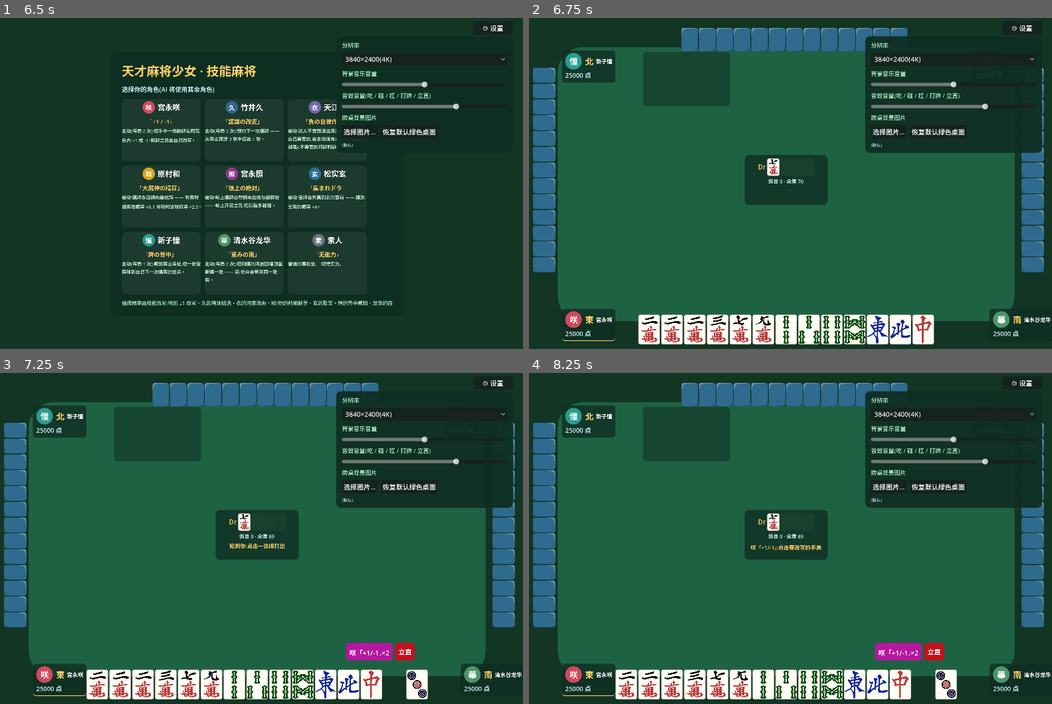
Above: before the commit, frames 1-4 (two rows, left to right).
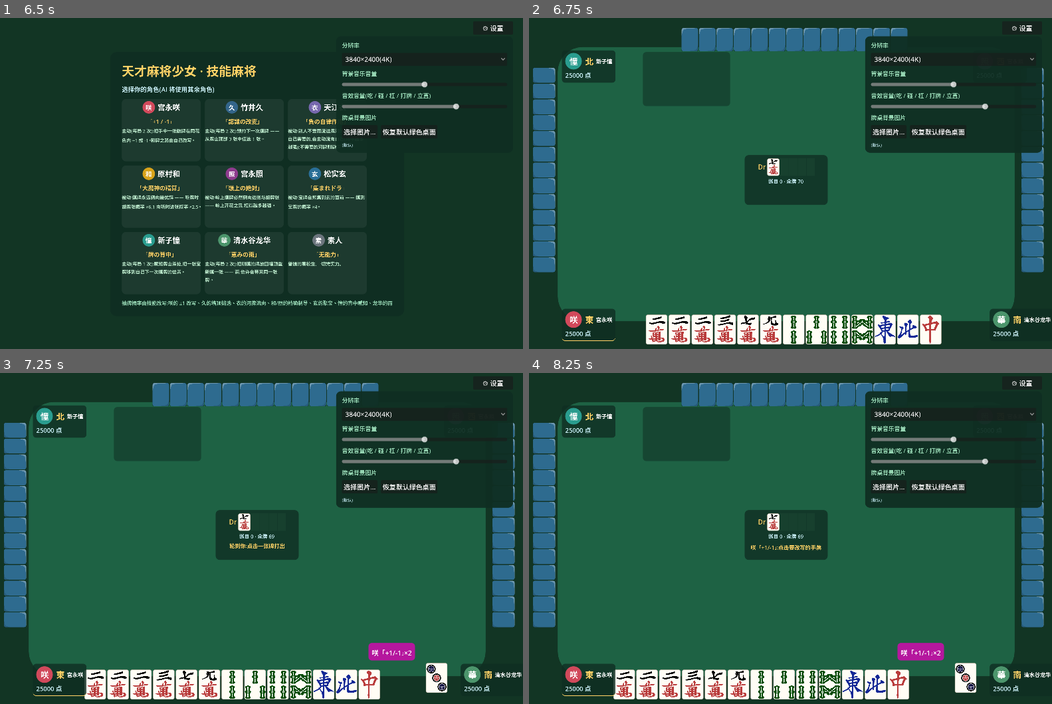
Above: after the commit, the same moments.

Repository: yfh349958021/saki-mahjong-godot
Game: Godot game, scene res://scenes/main.tscn
Two runs of this game, one before a commit and one after it. Both use one fixed random seed, a clock stepped at 60 frames per second and the inputs below.
Inputs (mouse positions are in pixels of both pictures, inside the frame that each line leads up to):
- Up to frame 1 (6.5 s): click (256, 233) at 0.52 s; type "12" at 0.6 s; click "⚙ 设置" at 1.25 s; click "1280×800" at 2 s; click "选择图片…" at 2.75 s; click "3840×2400(4K)" at 3.5 s; click "选择图片…" at 4.25 s; click "恢复默认绿色桌面" at 5 s; click "单人游玩(vs AI)" at 5.75 s
- Up to frame 2 (6.75 s): click (691, 130) at 6.52 s
- Up to frame 3 (7.25 s): no input
- Up to frame 4 (8.25 s): click (628, 684) at 7.27 s; click "咲「+1/-1」×2" at 8 s

Frame 1 is identical in both runs. In frame 2, 3.0% of the frame differs, in the area x 20-79%, y 89-99%; in frame 3, 3.5%, in the area x 16-86%, y 81-99%; in frame 4, 3.5%.

Commit message:
交互升级:双击/拖拽打牌 + 立直门控 + 头像技能说明弹窗
- 自家手牌:单击点选浮起,双击打出,或按住拖入自家牌河范围松手打出(带跟手半透明影像)
- 立直按钮仅在门清且听牌时显示
- 点击任意座位徽章/房间列表的头像,弹出该角色技能详细说明;再点头像或点弹窗隐藏
- 修复:响应阶段按钮行未定位(出现在左上角)的问题

Diff:
--- a/main.gd
+++ b/main.gd
@@ -27,7 +27,7 @@
 var _action_box: Control
 var _badges := {}
 var _river_grids := {}
-var _hand_box: HBoxContainer
+var _hand_box: Control
 var _meld_boxes := {}
 var _wall_labels := {}
 var _info_label: Label
@@ -50,6 +50,11 @@
 var _river_nodes_by_kind := {}   # kind -> Array[Control](自家牌河,悬停高亮用)
 var _display_map: Array[int] = []  # 显示位置 -> 手牌实际下标
 var _hover_kind := -1
+var _selected_hand_idx := -1      # 点选浮起的手牌(实际下标)
+var _drawn_gap := false           # 本次刷新:摸牌前是否有间隔
+var _press := {}                  # 手牌按住状态 {index,pos,moved,time}
+var _drag_ghost: Control
+var _skill_popup: PanelContainer
 var _settings_layer: CanvasLayer
 var _settings_panel: PanelContainer
 var _table_bg: TextureRect
@@ -234,9 +239,11 @@
 	_hint_label.autowrap_mode = TextServer.AUTOWRAP_WORD_SMART
 	cbox.add_child(_hint_label)
 
-	# 自家手牌 + 副露
-	_hand_box = HBoxContainer.new()
-	_hand_box.add_theme_constant_override("separation", 3)
+	# 自家手牌 + 副露(手牌为绝对定位容器:支持点选浮起/拖拽)
+	_hand_box = Control.new()
+	_hand_box.set_anchors_preset(Control.PRESET_FULL_RECT)
+	_hand_box.set_offsets_preset(Control.PRESET_FULL_RECT)
+	_hand_box.mouse_filter = Control.MOUSE_FILTER_IGNORE
 	_game_root.add_child(_hand_box)
 	_meld_boxes[0] = HBoxContainer.new()
 	_meld_boxes[0].add_theme_constant_override("separation", 4)
@@ -315,7 +322,12 @@
 	head_row.name = "HeadRow"
 	head_row.add_theme_constant_override("separation", 8)
 	v.add_child(head_row)
-	head_row.add_child(_make_avatar(table.players[seat].skill.id, 40))
+	var badge_avatar := _make_avatar(table.players[seat].skill.id, 40)
+	badge_avatar.tooltip_text = "点击查看技能说明"
+	badge_avatar.gui_input.connect(func(event: InputEvent):
+		if event is InputEventMouseButton and event.pressed and event.button_index == MOUSE_BUTTON_LEFT:
+			_toggle_skill_popup(table.players[seat].skill, badge.get_global_rect().position + Vector2(0, -8)))
+	head_row.add_child(badge_avatar)
 	var wind_row := HBoxContainer.new()
 	wind_row.name = "WindRow"
 	wind_row.add_theme_constant_override("separation", 6)
@@ -476,6 +488,10 @@
 	if _tick == 30:
 		if _settings_panel:
 			_settings_panel.visible = true
+	if _tick == 45:
+		# 演示:点选浮起第一张手牌
+		if table and table.phase == "await_discard" and table.current_seat == 0:
+			_selected_hand_idx = 0
 	if _tick == 70:
 		# 演示:让对家立直,验证牌河横置宣言牌与立直棒
 		var rp := table.players[2]
@@ -647,14 +663,17 @@
 			elif table.phase == "await_response" and _human_has_options():
 				hint = "别家打牌:荣 / 碰 / 杠 / 吃?"
 	_hint_label.text = hint
+	_selected_hand_idx = -1
+	_drawn_gap = drawn_pos >= 0
 	for pos_i in _display_map.size():
 		var real_idx: int = _display_map[pos_i]
 		if pos_i == _display_map.size() - 1 and drawn_pos >= 0:
-			var gap := Control.new()
-			gap.custom_minimum_size = Vector2(TILE_W, 1)
+			var gap := ColorRect.new()
+			gap.color = Color(0, 0, 0, 0)
+			gap.size = Vector2(TILE_W, 1)
 			gap.mouse_filter = Control.MOUSE_FILTER_IGNORE
 			_hand_box.add_child(gap)
-		var tile := _make_tile(hand[real_idx], true, false, real_idx)
+		var tile := _make_hand_tile(hand[real_idx], real_idx)
 		_wire_hover(tile, hand[real_idx])
 		_hand_box.add_child(tile)
 	_layout_hand_row()
@@ -682,8 +701,116 @@
 
 
 func _layout_hand_row() -> void:
-	var min_size := _hand_box.get_combined_minimum_size()
-	_hand_box.position = Vector2(640 - min_size.x / 2.0, 714)
+	var children := _hand_box.get_children()
+	var total := children.size() * TILE_W + (TILE_W if _drawn_gap else 0.0)
+	var x := 640 - total / 2.0
+	for i in children.size():
+		var c := children[i] as Control
+		var y := 714.0
+		# 孩子顺序即显示顺序:第 i 个孩子对应 _display_map[i](间隔空隙除外)
+		var real_idx: int = _display_map[i] if i < _display_map.size() else -1
+		if real_idx == _selected_hand_idx:
+			y -= 16  # 点选浮起
+		c.position = Vector2(x, y)
+		x += TILE_W
+		if i == children.size() - 2 and _drawn_gap:
+			x += TILE_W
+		x += 3
+
+
+## 自家手牌牌张:点选浮起;双击打出;按住拖入牌河范围松手 = 打出。
+func _make_hand_tile(tile_id: int, real_idx: int) -> Control:
+	var tile := _make_tile(tile_id, false, false)
+	tile.mouse_filter = Control.MOUSE_FILTER_STOP
+	tile.gui_input.connect(func(event: InputEvent):
+		_on_hand_gui_input(tile_id, real_idx, event))
+	return tile
+
+
+func _on_hand_gui_input(tile_id: int, real_idx: int, event: InputEvent) -> void:
+	if table == null or table.phase != "await_discard" or table.current_seat != 0:
+		return
+	if event is InputEventMouseButton and event.button_index == MOUSE_BUTTON_LEFT:
+		if event.pressed:
+			_press = {
+				"index": real_idx, "tile_id": tile_id,
+				"pos": event.global_position, "moved": false,
+				"time": Time.get_ticks_msec(),
+			}
+		else:
+			_handle_hand_release(event.global_position)
+	elif event is InputEventMouseMotion and event.button_mask & MOUSE_BUTTON_MASK_LEFT:
+		if _press.get("index", -1) == real_idx \
+				and event.global_position.distance_to(_press.get("pos", event.global_position)) > 24.0:
+			_press["moved"] = true
+			_update_drag_ghost(tile_id, event.global_position)
+
+
+func _handle_hand_release(mouse_pos: Vector2) -> void:
+	var idx: int = _press.get("index", -1)
+	var moved: bool = _press.get("moved", false)
+	var tile_id: int = _press.get("tile_id", -1)
+	_remove_drag_ghost()
+	if idx < 0:
+		return
+	if moved:
+		# 拖拽:松手位置在自家牌河范围内 = 打出
+		var grid: GridContainer = _river_grids[0]
+		var rect: Rect2 = grid.get_global_rect().grow(30)
+		if rect.has_point(mouse_pos):
+			_do_discard(idx)
+		_press = {}
+		_layout_hand_row()
+		return
+	# 单击:模式优先(立直/咲选牌);普通模式点选浮起,双击打出
+	if _mode == "riichi":
+		_press = {}
+		if _net_act("riichi", {"index": idx}):
+			_mode = ""
+			return
+		if table.human_riichi(idx):
+			_mode = ""
+			_refresh()
+		return
+	if _mode == "saki_pick":
+		_press = {}
+		_saki_index = idx
+		_mode = "saki_delta"
+		_refresh()
+		return
+	var now := Time.get_ticks_msec()
+	if idx == _selected_hand_idx and now - int(_press.get("time", 0)) < 450:
+		_press = {}
+		_do_discard(idx)
+		return
+	_press = {}
+	_selected_hand_idx = idx
+	_layout_hand_row()
+
+
+func _do_discard(real_idx: int) -> void:
+	_selected_hand_idx = -1
+	if _net_act("discard", {"index": real_idx}):
+		return
+	table.human_discard(real_idx)
+	_refresh()
+
+
+func _update_drag_ghost(tile_id: int, mouse_pos: Vector2) -> void:
+	if _drag_ghost == null or not is_instance_valid(_drag_ghost):
+		_drag_ghost = _make_tile(tile_id, false, false)
+		_drag_ghost.modulate = Color(1, 1, 1, 0.6)
+		_drag_ghost.mouse_filter = Control.MOUSE_FILTER_IGNORE
+		_drag_ghost.z_index = 50
+		_game_root.add_child(_drag_ghost)
+	_drag_ghost.visible = true
+	_drag_ghost.position = mouse_pos - Vector2(TILE_W / 2.0, TILE_H / 2.0)
+
+
+func _remove_drag_ghost() -> void:
+	if _drag_ghost != null and is_instance_valid(_drag_ghost):
+		_drag_ghost.queue_free()
+	_drag_ghost = null
 
 
 ## 鼠标悬停手牌时,高亮自家牌河中的同种牌(振听/现物提示)。
@@ -728,6 +855,7 @@
 		again.custom_minimum_size = Vector2(0, 36)
 		again.pressed.connect(_on_restart)
 		rows.add_child(again)
+		_place_rows(rows)
 		return
 	if table.phase == "await_peek":
 		for i in table.peek_options.size():
@@ -736,6 +864,7 @@
 			b.custom_minimum_size = Vector2(0, 40)
 			b.pressed.connect(_on_pick_peek.bind(i))
 			rows.add_child(b)
+		_place_rows(rows)
 		return
 	if _human_has_options():
 		var o: Dictionary = table.human_options
@@ -750,6 +879,7 @@
 			var combo: Dictionary = combos[ci]
 			rows.add_child(_make_action_button("吃 %s" % _chi_label(combo, table.last_discard.kind), _on_human_chi.bind(ci), Color("2a6f97")))
 		rows.add_child(_make_action_button("跳过", _on_human_decline, Color("495057")))
+		_place_rows(rows)
 		return
 	var me := table.players[0]
 	if not (table.phase == "await_discard" and table.current_seat == 0):
@@ -767,7 +897,7 @@
 		rows.add_child(_make_action_button("龙华「雨」×%d" % me.skill.uses_left, _on_human_mulligan, Color("b5179e")))
 	if me.skill.id == "ako" and me.skill.uses_left > 0:
 		rows.add_child(_make_action_button("憧「背中」", _on_human_ako, Color("b5179e")))
-	if not me.riichi and me.is_menzen():
+	if not me.riichi and me.is_menzen() and me.is_tenpai():
 		rows.add_child(_make_action_button("立直", _on_mode_riichi, Color("c1121f")))
 	if _mode == "riichi":
 		rows.add_child(_make_action_button("取消", _on_cancel_mode, Color("495057")))
@@ -791,6 +921,10 @@
 			break
 	if _can_tsumo():
 		rows.add_child(_make_action_button("自摸!", _on_human_tsumo, Color("c1121f")))
+	_place_rows(rows)
+
+
+func _place_rows(rows: Control) -> void:
 	# 浮动面板定位:手牌上方右侧
 	var min_size := rows.get_combined_minimum_size()
 	rows.position = Vector2(1020 - min_size.x, 700 - min_size.y - 8)
@@ -982,6 +1116,38 @@
 	var path_l := _settings_panel.get_node("VBoxContainer/BgPath") as Label
 	if path_l:
 		path_l.text = path
+
+
+## 技能说明弹窗:点头像显示,再点头像或点弹窗隐藏。
+func _toggle_skill_popup(skill: MSkill, near: Vector2) -> void:
+	if _skill_popup != null and is_instance_valid(_skill_popup):
+		if _skill_popup.visible and _skill_popup.get_meta("char_id", "") == skill.id:
+			_skill_popup.visible = false
+			return
+		_skill_popup.queue_free()
+	_skill_popup = PanelContainer.new()
+	_skill_popup.set_meta("char_id", skill.id)
+	_skill_popup.add_theme_stylebox_override("panel", _panel_style(Color("0f2e22f5"), 12, 14))
+	_skill_popup.custom_minimum_size = Vector2(300, 0)
+	_skill_popup.mouse_filter = Control.MOUSE_FILTER_STOP
+	_skill_popup.gui_input.connect(func(event: InputEvent):
+		if event is InputEventMouseButton and event.pressed:
+			_skill_popup.visible = false)
+	var v := VBoxContainer.new()
+	v.add_theme_constant_override("separation", 6)
+	_skill_popup.add_child(v)
+	var head := HBoxContainer.new()
+	head.add_theme_constant_override("separation", 8)
+	v.add_child(head)
+	head.add_child(_make_avatar(skill.id, 34))
+	var t := _make_label("%s「%s」" % [skill.char_name, skill.title], 16, Color("ffd166"))
+	head.add_child(t)
+	var d := _make_label(skill.desc, 13, Color("ffffff"))
+	d.autowrap_mode = TextServer.AUTOWRAP_WORD_SMART
+	d.custom_minimum_size = Vector2(280, 0)
+	v.add_child(d)
+	_skill_popup.position = Vector2(clampf(near.x, 8, 950), clampf(near.y - 40, 44, 700))
+	_settings_layer.add_child(_skill_popup)
 
 
 # —— 程序合成音频:无外部素材也能有 BGM 与打牌/鸣牌音效 ——
@@ -1301,7 +1467,14 @@
 		row.add_theme_constant_override("separation", 10)
 		if i < net.lobby.size():
 			var entry: Dictionary = net.lobby[i]
-			row.add_child(_make_avatar(entry.char, 40))
+			var room_avatar := _make_avatar(entry.char, 40)
+			if entry.char != "":
+				var sk := MSkills.create(entry.char)
+				room_avatar.tooltip_text = "点击查看技能说明"
+				room_avatar.gui_input.connect(func(event: InputEvent):
+					if event is InputEventMouseButton and event.pressed and event.button_index == MOUSE_BUTTON_LEFT:
+						_toggle_skill_popup(sk, Vector2(360, 200)))
+			row.add_child(room_avatar)
 			var tag: String = ("AI · %s" % ["简单", "普通", "困难"][clampi(int(entry.diff), 0, 2)]) if entry.ai else entry.name
 			row.add_child(_make_label(tag, 15, Color("ffffff")))
 			if entry.char != "":
